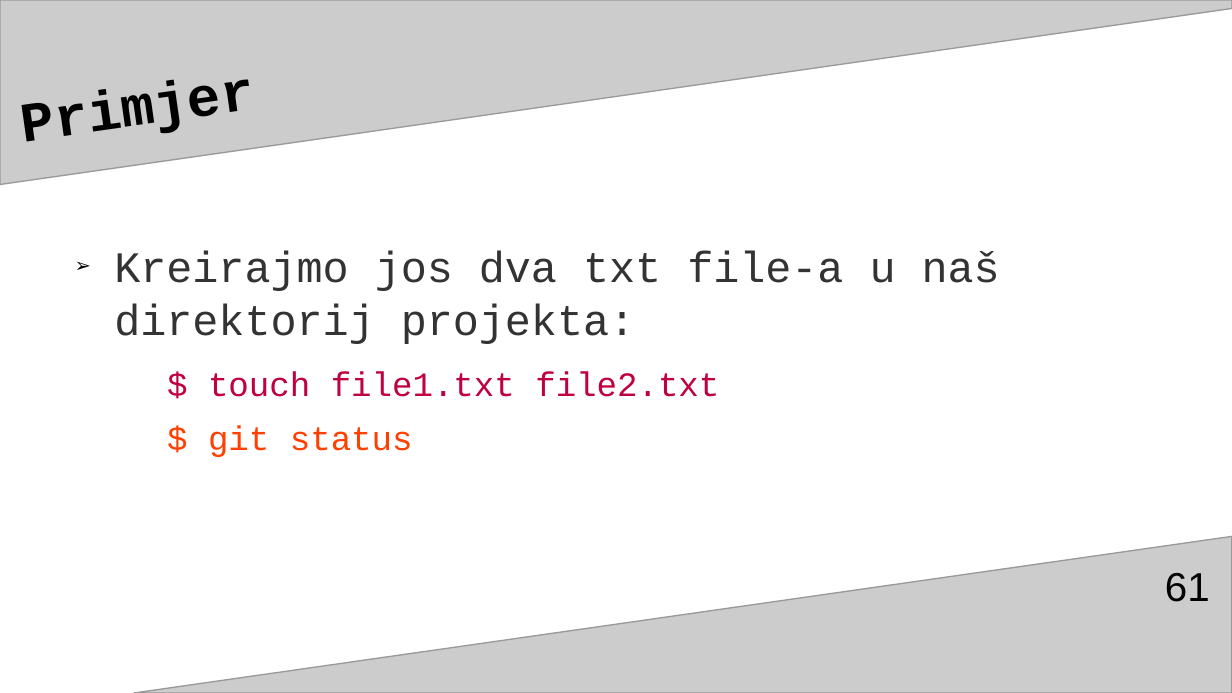
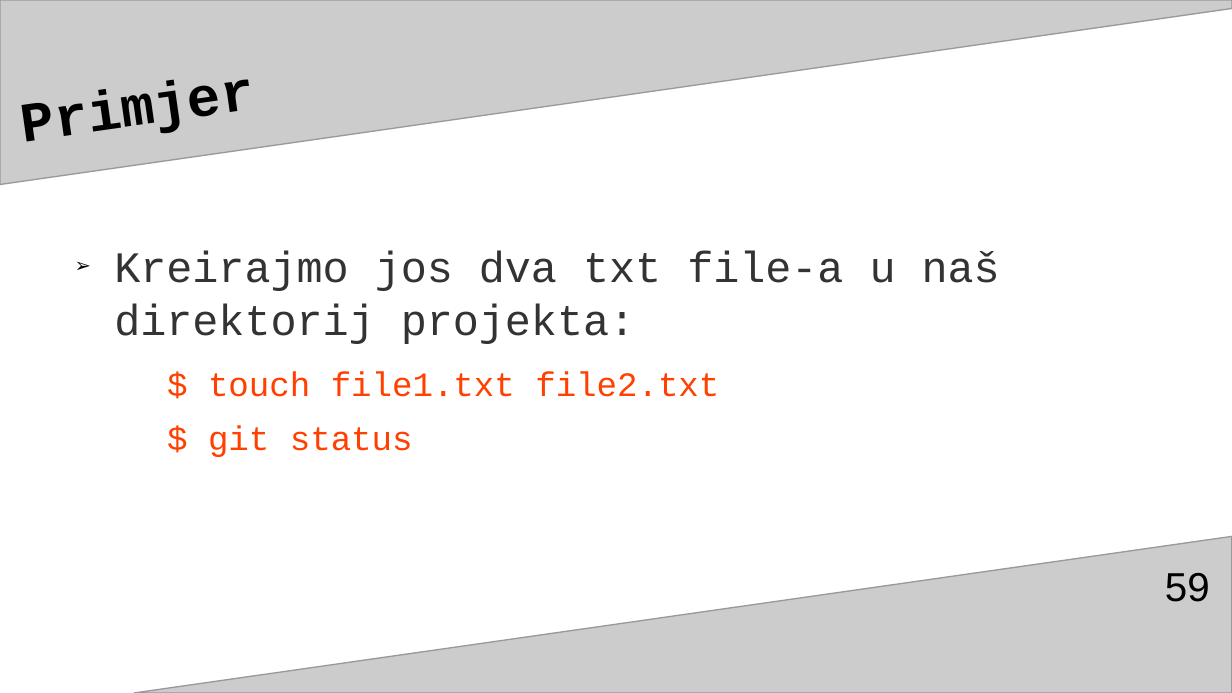
Before and after one commit to adnannukic/prezentacija-za-TSI, a slide deck: slide 59 of gitGitHubAdnanNukićPrez3.odp (slide 61 before the commit). Drawn at 1232x693 pixels with LibreOffice and Linux fonts; fonts in the diff are those of the drawing. Boxes give left, top, right and bottom in pixels: in the first picture for what was removed or moved away, otherwise in the second. Text is boxed around its words. In the diff, an @@ line names an element or a change of style, - is before the commit and + after.

```diff
--- a/gitGitHubAdnanNukićPrez3.odp
+++ b/gitGitHubAdnanNukićPrez3.odp
@@ text at <box>208,371,719,397</box>: text colour #BF0041 to #FF4000 in "$ touch file1.txt file2.txt" @@
@@ page number at <box>1165,573,1210,602</box>: text changed @@
-61
+59
```
Also in this commit, not shown: 11 other slides changed, 4 slides added, 3 slides removed.
